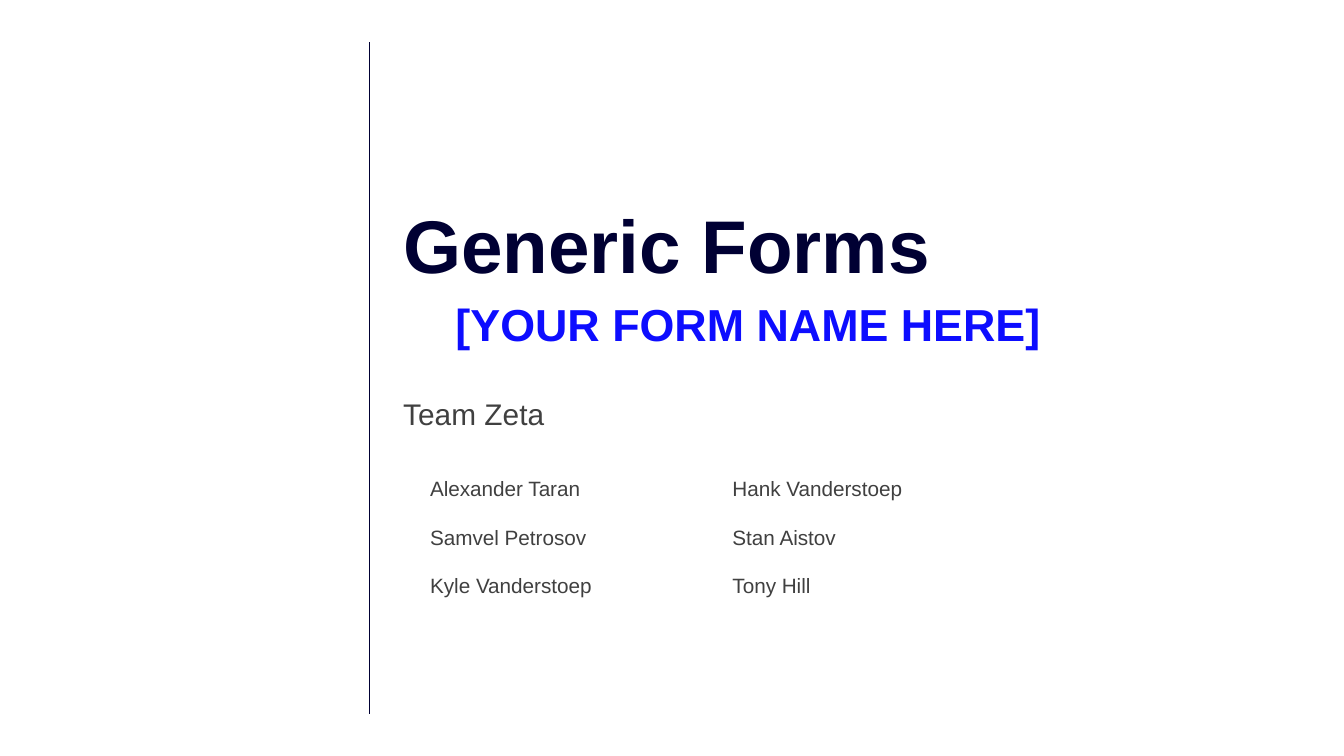
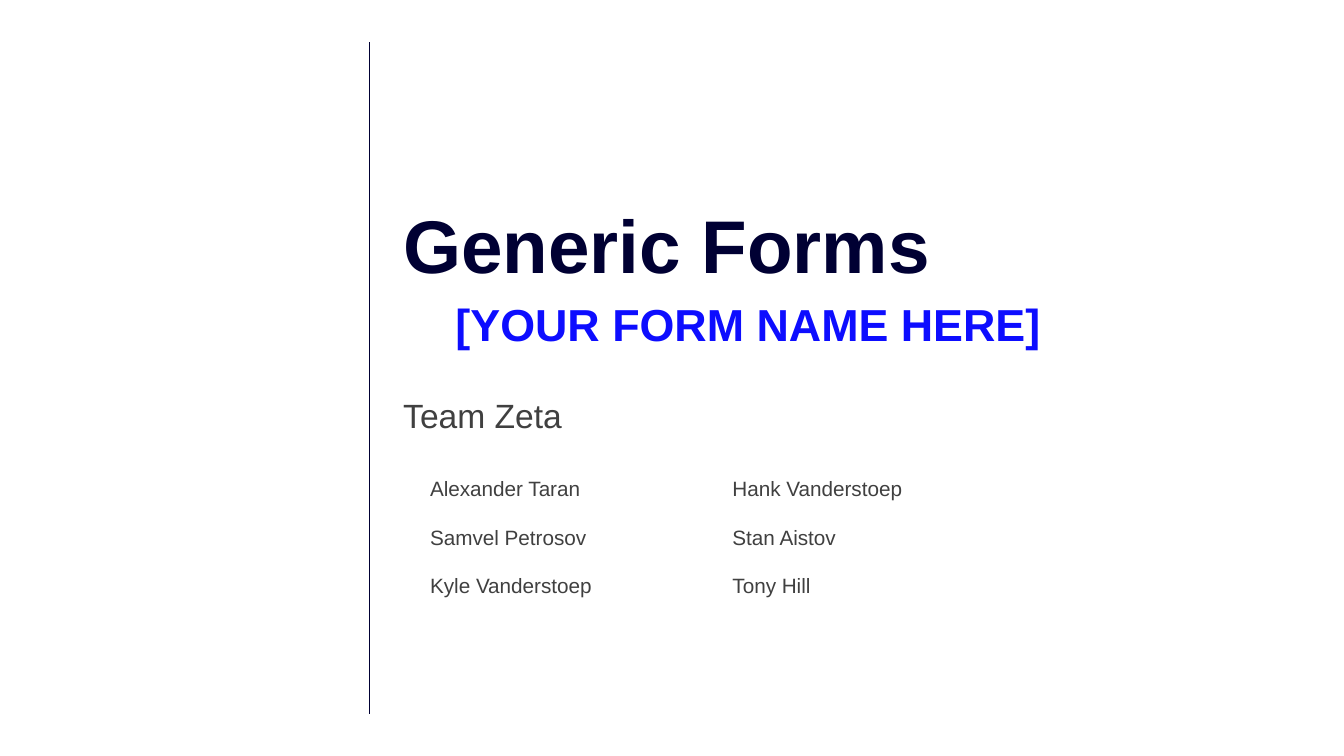
Before and after one commit to AcumaticaHackathon/2020-Team-Zeta, a slide deck: slide 1 of Misc/Summit 2020 Zeta.pptx. Drawn at 1344x756 pixels with LibreOffice and Linux fonts; fonts in the diff are those of the drawing; background and template pictures are left out. Boxes give left, top, right and bottom in pixels: in the first picture for what was removed or moved away, otherwise in the second. Text is boxed around its words. In the diff, an @@ line names an element or a change of style, - is before the commit and + after.

Commit message:
PPT draft complete

```diff
--- a/Misc/Summit 2020 Zeta.pptx
+++ b/Misc/Summit 2020 Zeta.pptx
@@ text "Team Zeta" at (403,405,562,429): size 21.3 to 24 pt @@
```
Also in this commit, not shown: 6 slides added, 10 slides removed.
